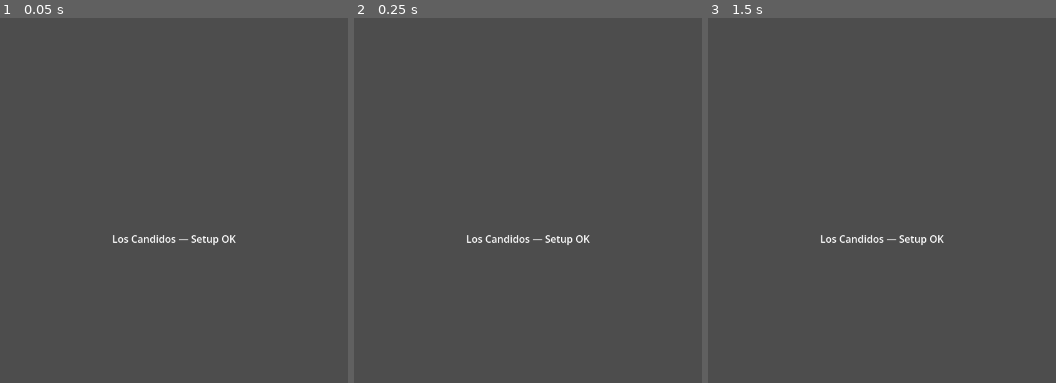
Above: before the commit, frames 1-3 (left to right).
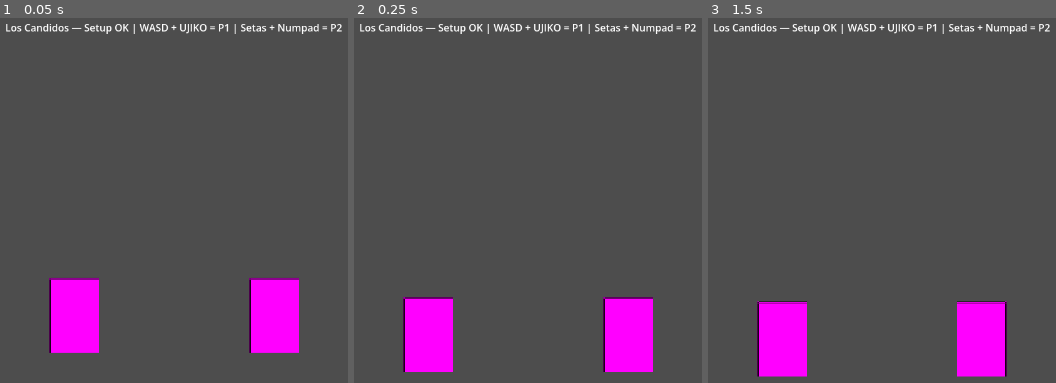
Above: after the commit, the same moments.

Repository: ARTvl32/Jogo-da-Firma
Game: Godot game, scene res://scenes/main/Main.tscn
The game is run twice, just before and just after one commit, with the same random seed, the same clock (stepped at 60 frames per second) and the same inputs.
Inputs:
- Up to frame 1 (0.05 s): no input
- Up to frame 2 (0.25 s): no input
- Up to frame 3 (1.5 s): tap Enter at 1.25 s

The runs differ from the first frame. In frame 1, 7.3% of the frame differs, in the area x 1-99%, y 1-92%; in frame 2, 7.3%; in frame 3, 7.3%, in the area x 1-99%, y 1-99%.

Commit message:
feat(parte-3): FighterBase com FSM, movimento e ataques normais
Hitbox/Hurtbox com collision layers corretos (bits 3 e 4).
FighterBase: movimentação completa (walk, run duplo-tap, jump, crouch),
4 ataques com frame data, block, hitstun, blockstun, hitstop e facing
automático para o oponente. SpriteFrames com 13 animações placeholder
(PlaceholderTexture2D 80x120). Main.tscn atualizado com chão e dois
fighters para validação do checkpoint 3.

Diff:
--- /dev/null
+++ b/scenes/fighters/FighterBase.tscn
@@ -0,0 +1,123 @@
+[gd_scene load_steps=12 format=3 uid="uid://c1fightbase01"]
+
+[ext_resource type="Script" path="res://scripts/fighters/FighterBase.gd" id="1_fighter"]
+[ext_resource type="Script" path="res://scripts/componentes/ComponenteVida.gd" id="2_vida"]
+[ext_resource type="Script" path="res://scripts/componentes/ComponenteCombate.gd" id="3_combate"]
+[ext_resource type="Script" path="res://scripts/componentes/ControladorAnimacao.gd" id="4_anim"]
+[ext_resource type="Script" path="res://scripts/combate/Hitbox.gd" id="5_hitbox"]
+[ext_resource type="Script" path="res://scripts/combate/Hurtbox.gd" id="6_hurtbox"]
+
+[sub_resource type="RectangleShape2D" id="RectangleShape2D_corpo"]
+size = Vector2(60, 120)
+
+[sub_resource type="PlaceholderTexture2D" id="PlaceholderTexture2D_1"]
+size = Vector2(80, 120)
+
+[sub_resource type="SpriteFrames" id="SpriteFrames_1"]
+animations = [{
+"frames": [{"duration": 1.0, "texture": SubResource("PlaceholderTexture2D_1")}],
+"loop": true,
+"name": &"idle",
+"speed": 8.0
+}, {
+"frames": [{"duration": 1.0, "texture": SubResource("PlaceholderTexture2D_1")}],
+"loop": true,
+"name": &"walk",
+"speed": 10.0
+}, {
+"frames": [{"duration": 1.0, "texture": SubResource("PlaceholderTexture2D_1")}],
+"loop": true,
+"name": &"run",
+"speed": 12.0
+}, {
+"frames": [{"duration": 1.0, "texture": SubResource("PlaceholderTexture2D_1")}],
+"loop": false,
+"name": &"jump",
+"speed": 10.0
+}, {
+"frames": [{"duration": 1.0, "texture": SubResource("PlaceholderTexture2D_1")}],
+"loop": true,
+"name": &"fall",
+"speed": 10.0
+}, {
+"frames": [{"duration": 1.0, "texture": SubResource("PlaceholderTexture2D_1")}],
+"loop": false,
+"name": &"crouch",
+"speed": 12.0
+}, {
+"frames": [{"duration": 1.0, "texture": SubResource("PlaceholderTexture2D_1")}],
+"loop": false,
+"name": &"attack_lp",
+"speed": 15.0
+}, {
+"frames": [{"duration": 1.0, "texture": SubResource("PlaceholderTexture2D_1")}],
+"loop": false,
+"name": &"attack_lk",
+"speed": 15.0
+}, {
+"frames": [{"duration": 1.0, "texture": SubResource("PlaceholderTexture2D_1")}],
+"loop": false,
+"name": &"attack_hp",
+"speed": 12.0
+}, {
+"frames": [{"duration": 1.0, "texture": SubResource("PlaceholderTexture2D_1")}],
+"loop": false,
+"name": &"attack_hk",
+"speed": 12.0
+}, {
+"frames": [{"duration": 1.0, "texture": SubResource("PlaceholderTexture2D_1")}],
+"loop": false,
+"name": &"block",
+"speed": 10.0
+}, {
+"frames": [{"duration": 1.0, "texture": SubResource("PlaceholderTexture2D_1")}],
+"loop": false,
+"name": &"hurt",
+"speed": 12.0
+}, {
+"frames": [{"duration": 1.0, "texture": SubResource("PlaceholderTexture2D_1")}],
+"loop": false,
+"name": &"death",
+"speed": 10.0
+}]
+
+[sub_resource type="RectangleShape2D" id="RectangleShape2D_hitbox"]
+size = Vector2(80, 40)
+
+[sub_resource type="RectangleShape2D" id="RectangleShape2D_hurtbox"]
+size = Vector2(60, 120)
+
+[node name="FighterBase" type="CharacterBody2D"]
+script = ExtResource("1_fighter")
+
+[node name="CollisionShape2D" type="CollisionShape2D" parent="."]
+shape = SubResource("RectangleShape2D_corpo")
+
+[node name="AnimatedSprite2D" type="AnimatedSprite2D" parent="."]
+sprite_frames = SubResource("SpriteFrames_1")
+animation = &"idle"
+autoplay = "idle"
+
+[node name="ComponenteVida" type="Node" parent="."]
+script = ExtResource("2_vida")
+
+[node name="ComponenteCombate" type="Node" parent="."]
+script = ExtResource("3_combate")
+
+[node name="ControladorAnimacao" type="Node" parent="."]
+script = ExtResource("4_anim")
+sprite_path = NodePath("../AnimatedSprite2D")
+
+[node name="Hitbox" type="Area2D" parent="."]
+script = ExtResource("5_hitbox")
+
+[node name="CollisionShape2D" type="CollisionShape2D" parent="Hitbox"]
+position = Vector2(60, 0)
+shape = SubResource("RectangleShape2D_hitbox")
+disabled = true
+
+[node name="Hurtbox" type="Area2D" parent="."]
+script = ExtResource("6_hurtbox")
+
+[node name="CollisionShape2D" type="CollisionShape2D" parent="Hurtbox"]
+shape = SubResource("RectangleShape2D_hurtbox")
--- a/scenes/main/Main.tscn
+++ b/scenes/main/Main.tscn
@@ -1,13 +1,50 @@
-[gd_scene load_steps=1 format=3 uid="uid://b3xqp8mf5cjt7"]
+[gd_scene load_steps=5 format=3 uid="uid://b3xqp8mf5cjt7"]
+
+[ext_resource type="PackedScene" path="res://scenes/fighters/FighterBase.tscn" id="1_fighter"]
+
+[sub_resource type="RectangleShape2D" id="RectangleShape2D_chao"]
+size = Vector2(2000, 40)
+
+[sub_resource type="GDScript" id="GDScript_main"]
+script/source = "extends Node
+
+func _ready() -> void:
+	var p1: FighterBase = $Fighters/Fighter1
+	var p2: FighterBase = $Fighters/Fighter2
+	p1.definir_oponente(p2)
+	p2.definir_oponente(p1)
+"
 
 [node name="Main" type="Node"]
+script = SubResource("GDScript_main")
 
-[node name="Label" type="Label" parent="."]
-layout_mode = 0
+[node name="LabelSetup" type="Label" parent="."]
 offset_left = 340.0
-offset_top = 320.0
+offset_top = 10.0
 offset_right = 940.0
-offset_bottom = 400.0
-text = "Los Candidos — Setup OK"
+offset_bottom = 40.0
+text = "Los Candidos — Setup OK | WASD + UJIKO = P1 | Setas + Numpad = P2"
 horizontal_alignment = 1
-vertical_alignment = 1
+
+[node name="Chao" type="StaticBody2D" parent="."]
+position = Vector2(640, 600)
+
+[node name="CollisionShape2D" type="CollisionShape2D" parent="Chao"]
+shape = SubResource("RectangleShape2D_chao")
+
+[node name="ColorRect" type="ColorRect" parent="Chao"]
+offset_left = -1000.0
+offset_top = -20.0
+offset_right = 1000.0
+offset_bottom = 20.0
+color = Color(0.3, 0.3, 0.3, 1)
+
+[node name="Fighters" type="Node2D" parent="."]
+
+[node name="Fighter1" parent="Fighters" instance=ExtResource("1_fighter")]
+position = Vector2(480, 480)
+player_index = 1
+
+[node name="Fighter2" parent="Fighters" instance=ExtResource("1_fighter")]
+position = Vector2(800, 480)
+player_index = 2
--- /dev/null
+++ b/scripts/combate/Hitbox.gd
@@ -0,0 +1,34 @@
+class_name Hitbox
+extends Area2D
+
+# === Hitbox ===
+# Área ofensiva ativa durante frames de ataque.
+# Detecta Hurtboxes inimigas e dispara sinal.
+
+signal hit_conectado(hurtbox: Hurtbox)
+
+@export var dono: Node  # Fighter dono dessa hitbox
+
+func _ready() -> void:
+	monitoring = true
+	monitorable = false
+	area_entered.connect(_on_area_entered)
+	# Layer: Hitbox (3=bit 4), Mask: Hurtbox (4=bit 8)
+	collision_layer = 0b0100
+	collision_mask  = 0b1000
+
+func _on_area_entered(area: Area2D) -> void:
+	if area is Hurtbox:
+		var hb: Hurtbox = area
+		# Evita auto-hit (hitbox e hurtbox do mesmo fighter)
+		if hb.dono == dono:
+			return
+		hit_conectado.emit(hb)
+
+func ativar() -> void:
+	monitoring = true
+	$CollisionShape2D.disabled = false
+
+func desativar() -> void:
+	monitoring = false
+	$CollisionShape2D.disabled = true
--- /dev/null
+++ b/scripts/combate/Hurtbox.gd
@@ -0,0 +1,13 @@
+class_name Hurtbox
+extends Area2D
+
+# === Hurtbox ===
+# Área vulnerável do fighter. Passiva — apenas é detectada.
+
+@export var dono: Node
+
+func _ready() -> void:
+	monitoring = false
+	monitorable = true
+	collision_layer = 0b1000  # bit 4 (Hurtbox)
+	collision_mask  = 0        # não monitora nada
--- /dev/null
+++ b/scripts/fighters/FighterBase.gd
@@ -0,0 +1,230 @@
+class_name FighterBase
+extends CharacterBody2D
+
+# === FighterBase ===
+# Classe base de todos os personagens jogáveis.
+# Inputs roteados via player_index (1 ou 2).
+
+@export var player_index: int = 1
+@export var velocidade_andar: float = 200.0
+@export var velocidade_correr: float = 380.0
+@export var forca_pulo: float = -700.0
+@export var olhando_direita: bool = true
+
+@export var nome_exibicao: String = "Fighter"
+
+@onready var sprite: AnimatedSprite2D = $AnimatedSprite2D
+@onready var vida: ComponenteVida = $ComponenteVida
+@onready var combate: ComponenteCombate = $ComponenteCombate
+@onready var animacao: ControladorAnimacao = $ControladorAnimacao
+@onready var hitbox: Hitbox = $Hitbox
+@onready var hurtbox: Hurtbox = $Hurtbox
+
+var hitstop_frames: int = 0
+var hitstun_frames: int = 0
+var blockstun_frames: int = 0
+var conhece_oponente: FighterBase = null
+
+var gravidade: float = ProjectSettings.get_setting("physics/2d/default_gravity", 980.0)
+
+var ultimo_tap_direcao: int = 0
+var frames_desde_ultimo_tap: int = 999
+const JANELA_DUPLO_TAP: int = 15
+
+func _ready() -> void:
+	hitbox.dono = self
+	hurtbox.dono = self
+	hitbox.hit_conectado.connect(_on_hit_conectado)
+	combate.estado_alterado.connect(_on_estado_alterado)
+	vida.morreu.connect(_on_morreu)
+	animacao.tocar_para_estado(combate.estado_atual)
+	hitbox.desativar()
+
+func _physics_process(delta: float) -> void:
+	if hitstop_frames > 0:
+		hitstop_frames -= 1
+		return
+
+	_atualizar_facing()
+
+	if hitstun_frames > 0:
+		hitstun_frames -= 1
+		if hitstun_frames == 0 and combate.estado_atual == ComponenteCombate.Estado.HURT:
+			combate.mudar_estado(ComponenteCombate.Estado.IDLE)
+	if blockstun_frames > 0:
+		blockstun_frames -= 1
+		if blockstun_frames == 0 and combate.estado_atual == ComponenteCombate.Estado.BLOCK:
+			if not _input_pressionado("block"):
+				combate.mudar_estado(ComponenteCombate.Estado.IDLE)
+
+	if not is_on_floor():
+		velocity.y += gravidade * delta
+
+	if hitstun_frames == 0 and blockstun_frames == 0:
+		_processar_input()
+
+	combate.tick()
+	_atualizar_hitbox_por_combate()
+	_atualizar_estado_movimento()
+
+	move_and_slide()
+
+	frames_desde_ultimo_tap += 1
+
+func _processar_input() -> void:
+	if combate.eh_estado_de_ataque(combate.estado_atual):
+		if combate.ataque_terminou():
+			combate.mudar_estado(ComponenteCombate.Estado.IDLE)
+			hitbox.desativar()
+		else:
+			return
+
+	if _input_pressionado("block") and is_on_floor():
+		combate.mudar_estado(ComponenteCombate.Estado.BLOCK)
+		velocity.x = 0
+		return
+
+	if _input_just_pressed("lp"):
+		_iniciar_ataque(ComponenteCombate.Estado.ATTACK_LP)
+		return
+	if _input_just_pressed("lk"):
+		_iniciar_ataque(ComponenteCombate.Estado.ATTACK_LK)
+		return
+	if _input_just_pressed("hp"):
+		_iniciar_ataque(ComponenteCombate.Estado.ATTACK_HP)
+		return
+	if _input_just_pressed("hk"):
+		_iniciar_ataque(ComponenteCombate.Estado.ATTACK_HK)
+		return
+
+	if _input_just_pressed("up") and is_on_floor():
+		velocity.y = forca_pulo
+		combate.mudar_estado(ComponenteCombate.Estado.JUMP)
+		return
+
+	if not is_on_floor():
+		var dir_ar: float = _direcao_horizontal()
+		velocity.x = dir_ar * velocidade_andar
+		return
+
+	if _input_pressionado("down"):
+		combate.mudar_estado(ComponenteCombate.Estado.CROUCH)
+		velocity.x = 0
+		return
+
+	var dir: float = _direcao_horizontal()
+	if dir != 0.0:
+		_detectar_duplo_tap(int(sign(dir)))
+		var correndo: bool = ultimo_tap_direcao == int(sign(dir)) and frames_desde_ultimo_tap < JANELA_DUPLO_TAP * 4
+		if correndo:
+			velocity.x = dir * velocidade_correr
+			combate.mudar_estado(ComponenteCombate.Estado.RUN)
+		else:
+			velocity.x = dir * velocidade_andar
+			combate.mudar_estado(ComponenteCombate.Estado.WALK)
+	else:
+		velocity.x = 0
+		combate.mudar_estado(ComponenteCombate.Estado.IDLE)
+
+func _iniciar_ataque(estado_ataque: int) -> void:
+	combate.mudar_estado(estado_ataque)
+	velocity.x = 0
+
+func _atualizar_hitbox_por_combate() -> void:
+	if combate.hitbox_ativa:
+		hitbox.ativar()
+	else:
+		hitbox.desativar()
+
+func _atualizar_estado_movimento() -> void:
+	var e: int = combate.estado_atual
+	if not is_on_floor():
+		if velocity.y > 0 and e == ComponenteCombate.Estado.JUMP:
+			combate.mudar_estado(ComponenteCombate.Estado.FALL)
+	else:
+		if e == ComponenteCombate.Estado.FALL or e == ComponenteCombate.Estado.JUMP:
+			combate.mudar_estado(ComponenteCombate.Estado.IDLE)
+
+func _atualizar_facing() -> void:
+	if conhece_oponente == null:
+		return
+	if not is_on_floor():
+		return
+	if not combate.pode_se_mover():
+		return
+	var deveria_olhar_direita: bool = conhece_oponente.global_position.x >= global_position.x
+	if deveria_olhar_direita != olhando_direita:
+		olhando_direita = deveria_olhar_direita
+		sprite.flip_h = not olhando_direita
+
+func _direcao_horizontal() -> float:
+	var esq: bool = _input_pressionado("left")
+	var dir: bool = _input_pressionado("right")
+	if esq and not dir:
+		return -1.0
+	if dir and not esq:
+		return 1.0
+	return 0.0
+
+func _detectar_duplo_tap(direcao: int) -> void:
+	if not _input_just_pressed("right") and not _input_just_pressed("left"):
+		return
+	if ultimo_tap_direcao == direcao and frames_desde_ultimo_tap < JANELA_DUPLO_TAP:
+		frames_desde_ultimo_tap = 0
+	else:
+		ultimo_tap_direcao = direcao
+		frames_desde_ultimo_tap = 0
+
+func _prefixo() -> String:
+	return "p1_" if player_index == 1 else "p2_"
+
+func _input_pressionado(acao: String) -> bool:
+	return Input.is_action_pressed(_prefixo() + acao)
+
+func _input_just_pressed(acao: String) -> bool:
+	return Input.is_action_just_pressed(_prefixo() + acao)
+
+func _on_hit_conectado(hurtbox_inimiga: Hurtbox) -> void:
+	var alvo: FighterBase = hurtbox_inimiga.dono as FighterBase
+	if alvo == null:
+		return
+	hitbox.desativar()
+	var fd: Dictionary = ComponenteCombate.FRAME_DATA.get(combate.estado_atual, {})
+	if fd.is_empty():
+		return
+	var dano: int = fd["dano"]
+	var hitstun: int = fd["hitstun"]
+	var blockstun: int = fd["blockstun"]
+	var knockback: Vector2 = fd["knockback"]
+	if not olhando_direita:
+		knockback.x = -knockback.x
+	alvo.receber_hit(self, dano, hitstun, blockstun, knockback)
+	combate.acertou.emit(alvo)
+
+func receber_hit(atacante: FighterBase, dano: int, hitstun: int, blockstun: int, knockback: Vector2) -> void:
+	if combate.estado_atual == ComponenteCombate.Estado.DEATH:
+		return
+	if combate.esta_bloqueando():
+		blockstun_frames = blockstun
+		velocity.x = knockback.x * 0.3
+		_aplicar_hitstop(6)
+		return
+	vida.aplicar_dano(dano)
+	hitstun_frames = hitstun
+	velocity = knockback
+	combate.mudar_estado(ComponenteCombate.Estado.HURT)
+	_aplicar_hitstop(8)
+	combate.levou_hit.emit(atacante, dano, knockback)
+
+func _aplicar_hitstop(frames: int) -> void:
+	hitstop_frames = frames
+
+func _on_estado_alterado(novo: int) -> void:
+	animacao.tocar_para_estado(novo)
+
+func _on_morreu() -> void:
+	combate.mudar_estado(ComponenteCombate.Estado.DEATH)
+	hitbox.desativar()
+
+func definir_oponente(outro: FighterBase) -> void:
+	conhece_oponente = outro
